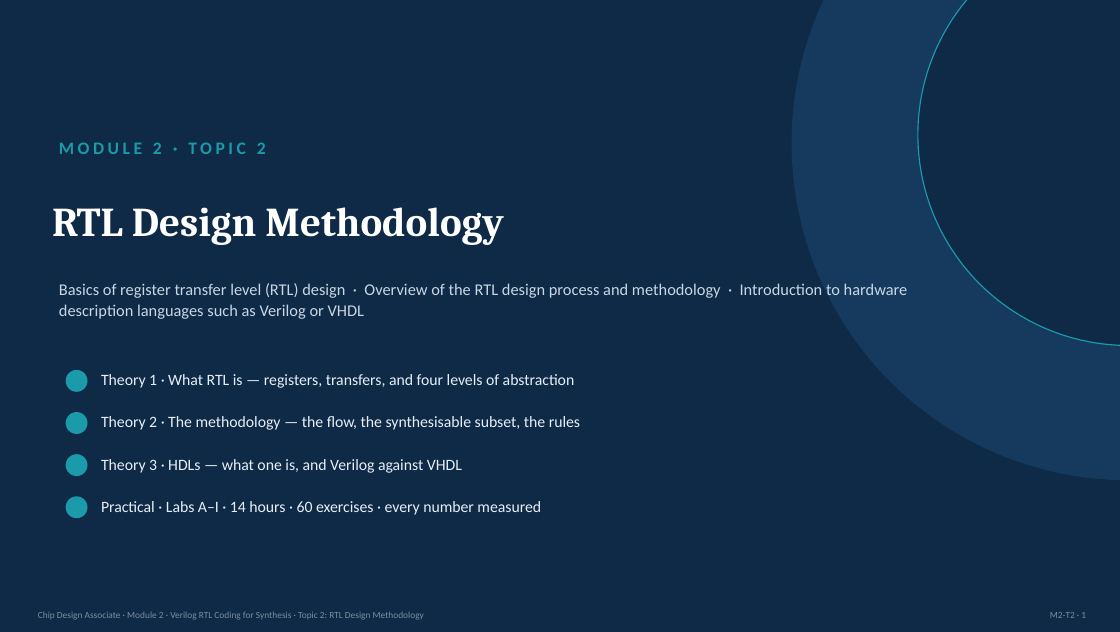
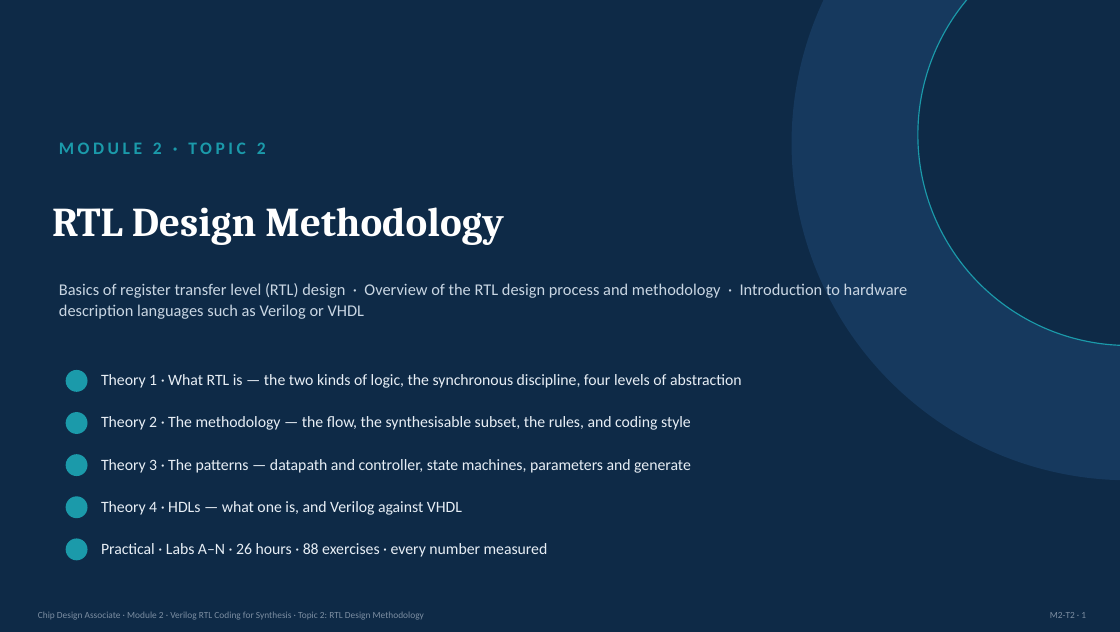
Before and after one commit to ripunjayiisc/ChipDesignContent, a slide deck: slide 1 of ChipDesignAssociate/Module2/Module2_Topic2_RTLDesignMethodology.pptx. Drawn at 1120x632 pixels with LibreOffice and Linux fonts; fonts in the diff are those of the drawing. Boxes give left, top, right and bottom in pixels: in the first picture for what was removed or moved away, otherwise in the second. Text is boxed around its words. In the diff, an @@ line names an element or a change of style, - is before the commit and + after.

```diff
--- a/ChipDesignAssociate/Module2/Module2_Topic2_RTLDesignMethodology.pptx
+++ b/ChipDesignAssociate/Module2/Module2_Topic2_RTLDesignMethodology.pptx
@@ text at [101, 374, 742, 388]: text changed @@
-Theory 1 · What RTL is — registers, transfers, and four levels of abstraction
+Theory 1 · What RTL is — the two kinds of logic, the synchronous discipline, four levels of abstraction
@@ text at [101, 416, 691, 430]: text changed @@
-Theory 2 · The methodology — the flow, the synthesisable subset, the rules
+Theory 2 · The methodology — the flow, the synthesisable subset, the rules, and coding style
@@ text added at [101, 459, 691, 473], 13.5 pt, text #E7EEF5 @@
+Theory 3 · The patterns — datapath and controller, state machines, parameters and generate
@@ text at [101, 501, 462, 515]: text changed @@
-Theory 3 · HDLs — what one is, and Verilog against VHDL
+Theory 4 · HDLs — what one is, and Verilog against VHDL
@@ ellipse added at [66, 538, 88, 560], fill #1B9AAA @@
@@ text at [101, 543, 548, 557]: text changed @@
-Practical · Labs A–I · 14 hours · 60 exercises · every number measured
+Practical · Labs A–N · 26 hours · 88 exercises · every number measured
```
Also in this commit, not shown: 48 other slides changed, 35 slides added, 7 other files.
